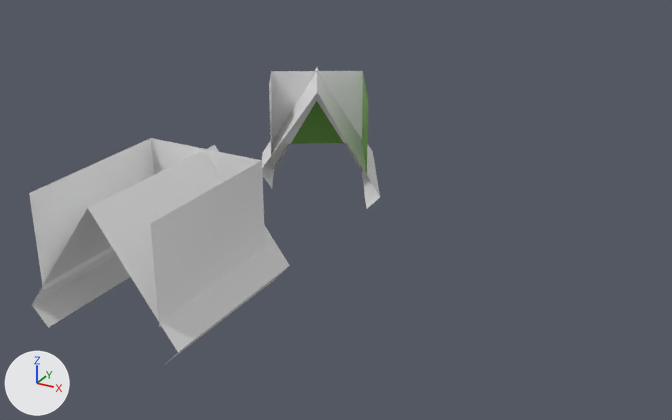
Two versions of the FBX model Peces/Tiles/Models/Plantes.fbx, one commit apart.
One viewpoint serves both versions: a camera (50 mm lens) standing at (1.366, -3.232, 1.058) and looking at (0.208, -1.126, 0.005). Every picture has the same lights, and +X, +Y and +Z are marked at lower left. Where no turn or scale is listed for an object, it has been applied to the vertices.

Names of what the first picture shows: 'Planta', 'PlantaGran', 'PlantaGranTop', 'PlantaTop'.
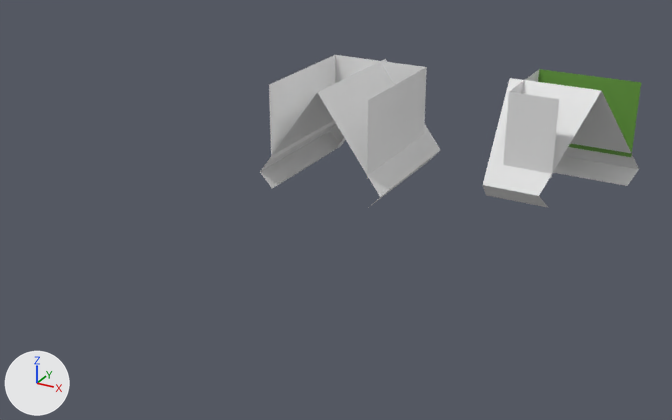
Changed parts and their boxes (x1, y1, x2, y2) in the pictures (672 x 420 px):
'PlantaGran', moved
    before: (29, 138, 265, 327)
    after: (269, 55, 427, 179)
'PlantaGranTop', moved
    before: (32, 145, 290, 363)
    after: (260, 59, 440, 208)
'PlantaTop', mesh turned
    before: (262, 68, 380, 209)
    after: (483, 78, 639, 208)
'Planta', mesh turned
    before: (269, 71, 368, 176)
    after: (503, 69, 641, 178)

The change, as a list of edits to the scene's bpy script:
```text
Change me_malla_109:
    where me_malla_109.from_pydata(...)  # 17 vertices, 14 faces; spans x -0.31..0.219, y -0.866..-0.518, z -0.1..0.25
    used by ob_plantatop; location = (0.0, 0.0, 0.0)
    me_malla_109 part 2: the whole mesh is turned 60 degrees about the z axis through the mesh origin
Change me_malla_110:
    where me_malla_110.from_pydata(...)  # 8 vertices, 3 faces; spans x -0.251..0.173, y -0.866..-0.581, z 0.0..0.25
    used by ob_planta; location = (0.0, 0.0, 0.0)
    me_malla_110 part 1: the whole mesh is turned 60 degrees about the z axis through the mesh origin
Change ob_plantagrantop:
    ob_plantagrantop.location: (0.0, -1.0, 0.0) -> (0.0, 0.0, 0.0)
Change ob_plantagran:
    ob_plantagran.location: (0.0, -1.0, 0.0) -> (0.0, 0.0, 0.0)
```
